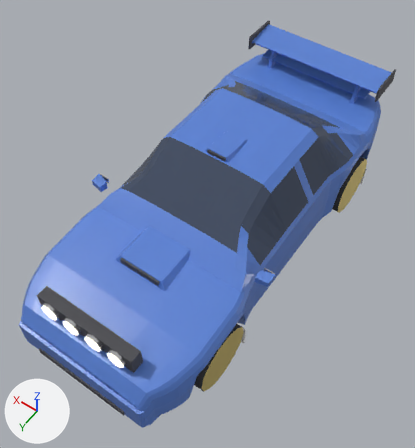
What one commit did to the Blender file art/cars/pleiad.blend.
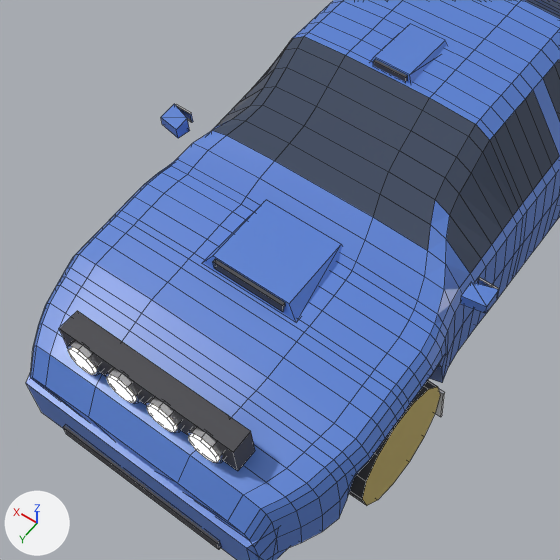
Old and new are each drawn whole from a 50 mm camera at (-2.16, 3.26, 5.26) aimed at (-0.01, 0.25, 0.53) and again close up on the part from 1% to 74% of the width and 26% to 94% of the height. The lights are fixed; the arrows at lower left show +X, +Y and +Z. The last two pictures show the newer version. The close-ups show mesh edges as thin lines.

Objects in the first close-up: 'Body', 'Bumper_F', 'LightPod', 'Mirror_L', 'Wheel_FL' and 2 more.
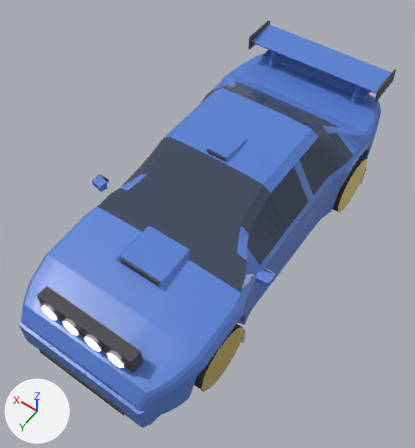
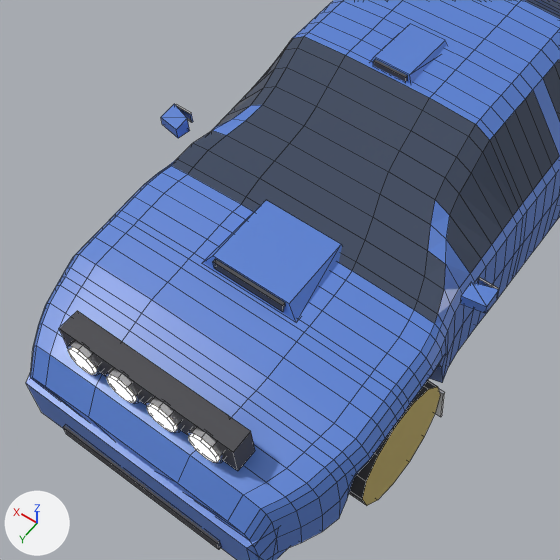
Location of each change, [x1, y1, x2, y2] in pixels of the close-ups (560 x 560 px):
part 1 of me_body, recoloured (blue to dark blue)
    both: [171, 130, 446, 323]
part 2 of me_body, recoloured (dark blue to blue)
    both: [213, 105, 262, 135]

Diff of the bpy script that builds the scene:
```diff
--- a/art/cars/pleiad.blend.py
+++ b/art/cars/pleiad.blend.py
@@ me_body @@
 me_body.from_pydata(...)  # 898 vertices, 908 faces; spans x -0.95..0.95, y -2.18..2.18, z -0.4..0.83
 # used by ob_body; parent = ob_pleiad; location = (0.0, 0.0, 0.6)
+# me_body part 1: 15 of the faces centred in x -0.78..0.78, y 0.73..0.9, z 0.29..0.41 switch from mat_livery_pleiad (blue #5981d4) to mat_glass_pleiad (dark blue #3f4b61)
+# me_body part 2: all 2 faces centred in x 0.61..0.66, y 0.53..0.63, z 0.44..0.49 switch from mat_glass_pleiad (dark blue #3f4b61) to mat_livery_pleiad (blue #5981d4)
 me_body.materials.append(mat_trim_pleiad)
```
